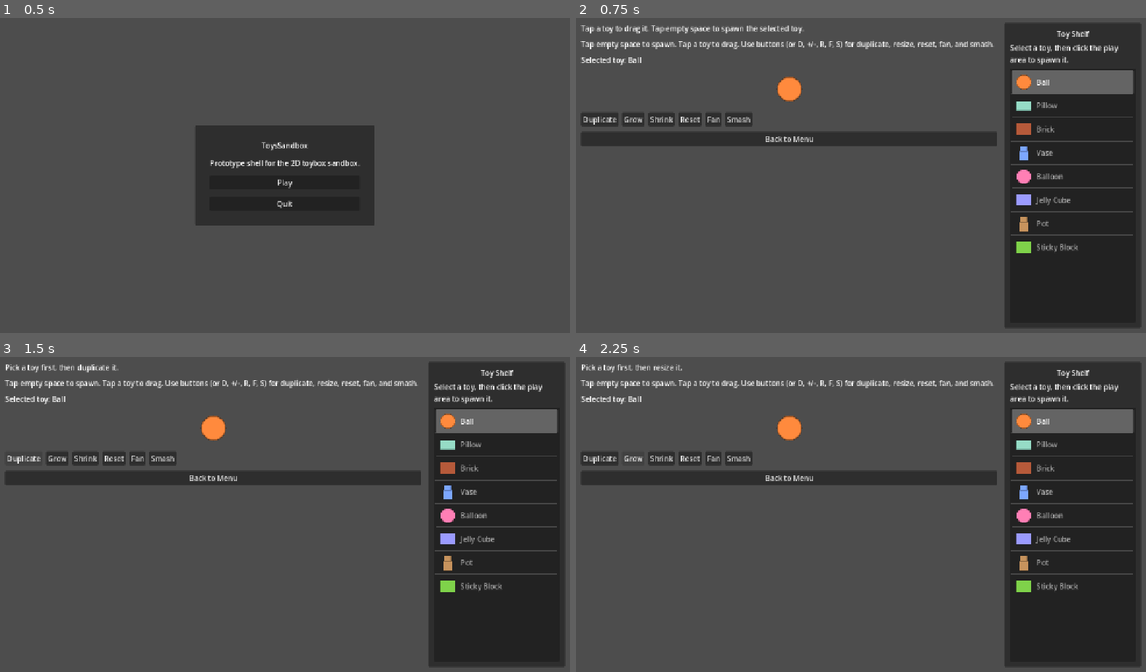
Above: before the commit, frames 1-4 (two rows, left to right).
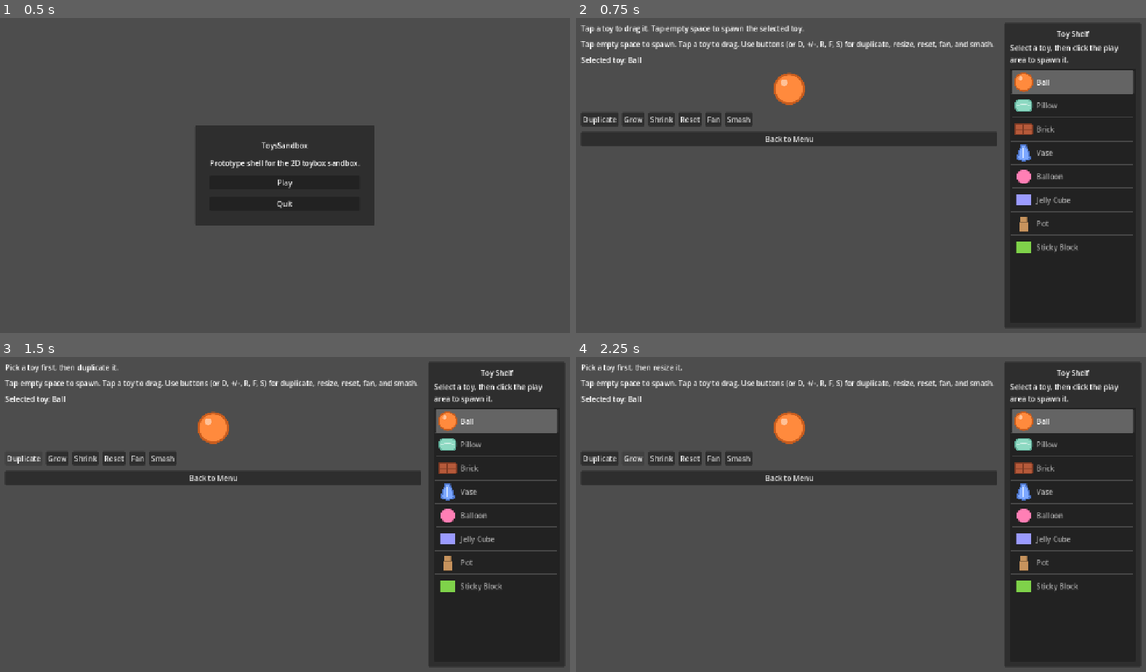
Above: after the commit, the same moments.

Repository: SoundBlaster/ToysSandbox
Game: Godot game, scene res://scenes/boot/Boot.tscn
Same seed, same stepped clock (60 frames per second), same inputs: the game is played once before the commit and once after it.
Inputs:
- Up to frame 1 (0.5 s): no input
- Up to frame 2 (0.75 s): click "Play" at 0.5 s
- Up to frame 3 (1.5 s): click "Duplicate" at 1.25 s
- Up to frame 4 (2.25 s): click "Grow" at 2 s

Frame 1 is identical in both runs. In frame 2, 0.5% of the frame differs, in the area x 34-81%, y 17-46%; in frame 3, 0.5%; in frame 4, 0.5%.

Commit message:
Implement P3-T1: add first-four toy silhouettes and reaction tuning

Diff:
--- /dev/null
+++ b/assets/toys/icons/ball_icon.svg
@@ -0,0 +1,4 @@
+<svg xmlns="http://www.w3.org/2000/svg" width="128" height="128" viewBox="0 0 128 128">
+  <circle cx="64" cy="64" r="52" fill="#ff8a3d" stroke="#c95d1e" stroke-width="8"/>
+  <circle cx="46" cy="42" r="12" fill="#ffd9bf" fill-opacity="0.7"/>
+</svg>
--- /dev/null
+++ b/assets/toys/icons/brick_icon.svg
@@ -0,0 +1,5 @@
+<svg xmlns="http://www.w3.org/2000/svg" width="128" height="128" viewBox="0 0 128 128">
+  <rect x="14" y="34" width="100" height="60" rx="6" fill="#b65a3a" stroke="#7d3a24" stroke-width="8"/>
+  <line x1="64" y1="34" x2="64" y2="94" stroke="#7d3a24" stroke-width="6"/>
+  <line x1="14" y1="64" x2="114" y2="64" stroke="#7d3a24" stroke-width="6"/>
+</svg>
--- /dev/null
+++ b/assets/toys/icons/pillow_icon.svg
@@ -0,0 +1,4 @@
+<svg xmlns="http://www.w3.org/2000/svg" width="128" height="128" viewBox="0 0 128 128">
+  <rect x="16" y="30" width="96" height="68" rx="24" fill="#8dd9c2" stroke="#5ba894" stroke-width="8"/>
+  <path d="M26 64 Q64 50 102 64" stroke="#ffffff" stroke-opacity="0.55" stroke-width="6" fill="none"/>
+</svg>
--- /dev/null
+++ b/assets/toys/icons/vase_icon.svg
@@ -0,0 +1,4 @@
+<svg xmlns="http://www.w3.org/2000/svg" width="128" height="128" viewBox="0 0 128 128">
+  <path d="M50 16h28v14l12 18 12 52-38 12-38-12 12-52 12-18z" fill="#7ca7ff" stroke="#4c74c8" stroke-width="8"/>
+  <path d="M64 34v58" stroke="#cfe0ff" stroke-width="6" stroke-linecap="round"/>
+</svg>
--- /dev/null
+++ b/assets/toys/world/ball_world.svg
@@ -0,0 +1,4 @@
+<svg xmlns="http://www.w3.org/2000/svg" width="256" height="256" viewBox="0 0 256 256">
+  <circle cx="128" cy="128" r="104" fill="#ff8a3d" stroke="#c95d1e" stroke-width="14"/>
+  <circle cx="96" cy="82" r="24" fill="#ffd9bf" fill-opacity="0.72"/>
+</svg>
--- /dev/null
+++ b/assets/toys/world/brick_world.svg
@@ -0,0 +1,5 @@
+<svg xmlns="http://www.w3.org/2000/svg" width="256" height="168" viewBox="0 0 256 168">
+  <rect x="16" y="28" width="224" height="112" rx="10" fill="#b65a3a" stroke="#7d3a24" stroke-width="12"/>
+  <line x1="128" y1="28" x2="128" y2="140" stroke="#7d3a24" stroke-width="10"/>
+  <line x1="16" y1="84" x2="240" y2="84" stroke="#7d3a24" stroke-width="10"/>
+</svg>
--- /dev/null
+++ b/assets/toys/world/pillow_world.svg
@@ -0,0 +1,4 @@
+<svg xmlns="http://www.w3.org/2000/svg" width="256" height="192" viewBox="0 0 256 192">
+  <rect x="20" y="32" width="216" height="128" rx="42" fill="#8dd9c2" stroke="#5ba894" stroke-width="12"/>
+  <path d="M38 96 Q128 66 218 96" stroke="#ffffff" stroke-opacity="0.5" stroke-width="10" fill="none"/>
+</svg>
--- /dev/null
+++ b/assets/toys/world/vase_world.svg
@@ -0,0 +1,4 @@
+<svg xmlns="http://www.w3.org/2000/svg" width="256" height="320" viewBox="0 0 256 320">
+  <path d="M96 20h64v28l26 42 26 164-84 44-84-44 26-164 26-42z" fill="#7ca7ff" stroke="#4c74c8" stroke-width="14"/>
+  <path d="M128 60v168" stroke="#d7e4ff" stroke-width="10" stroke-linecap="round"/>
+</svg>
--- a/scripts/autoload/ToyCatalog.gd
+++ b/scripts/autoload/ToyCatalog.gd
@@ -81,8 +81,8 @@
 		"archetype": &"bouncy",
 		"scale_preset": &"small",
 		"shape": &"circle",
-		"icon_texture": "res://cartoon-kids-ball-game-sprite-colorful-rubber-ball-20260328-001752.png",
-		"world_texture": "res://ball.png",
+		"icon_texture": "res://assets/toys/icons/ball_icon.svg",
+		"world_texture": "res://assets/toys/world/ball_world.svg",
 		"color": Color("ff8a3d"),
 	},
 	&"pillow": {
@@ -91,8 +91,8 @@
 		"archetype": &"soft",
 		"scale_preset": &"medium",
 		"shape": &"pillow",
-		"icon_texture": "",
-		"world_texture": "",
+		"icon_texture": "res://assets/toys/icons/pillow_icon.svg",
+		"world_texture": "res://assets/toys/world/pillow_world.svg",
 		"color": Color("8dd9c2"),
 	},
 	&"brick": {
@@ -101,8 +101,8 @@
 		"archetype": &"heavy",
 		"scale_preset": &"medium",
 		"shape": &"rectangle",
-		"icon_texture": "",
-		"world_texture": "",
+		"icon_texture": "res://assets/toys/icons/brick_icon.svg",
+		"world_texture": "res://assets/toys/world/brick_world.svg",
 		"color": Color("b65a3a"),
 	},
 	&"vase": {
@@ -111,8 +111,8 @@
 		"archetype": &"fragile",
 		"scale_preset": &"large",
 		"shape": &"vase",
-		"icon_texture": "",
-		"world_texture": "",
+		"icon_texture": "res://assets/toys/icons/vase_icon.svg",
+		"world_texture": "res://assets/toys/world/vase_world.svg",
 		"color": Color("7ca7ff"),
 	},
 	&"balloon": {
--- a/scripts/game/ToyInstance.gd
+++ b/scripts/game/ToyInstance.gd
@@ -253,6 +253,14 @@
 		_play_impact_punch()
 
 	match archetype:
+		&"bouncy":
+			_play_feedback_flash(Color(1.2, 1.15, 0.95), 0.12)
+			if world_sprite.visible:
+				var canonical_scale := _get_canonical_world_sprite_scale()
+				world_sprite.scale = canonical_scale * Vector2(0.9, 1.12)
+				var bouncy_tween := create_tween()
+				bouncy_tween.tween_property(world_sprite, "scale", canonical_scale, 0.1)
+			angular_velocity += 2.2 if tool == &"fan" else 3.4
 		&"fragile":
 			_play_feedback_flash(Color(0.7, 0.9, 1.2), 0.22)
 			if tool == &"smash":
Not shown, added: SPECS/INPROGRESS/P3-T1_Validation_Report.md
